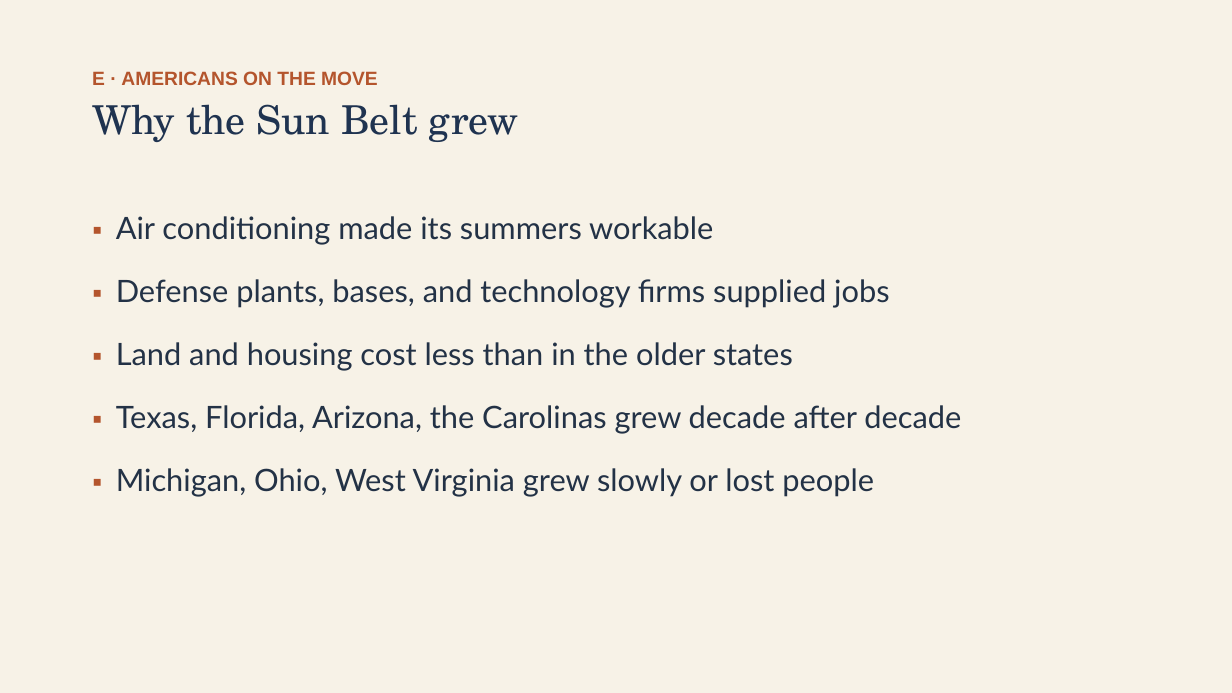
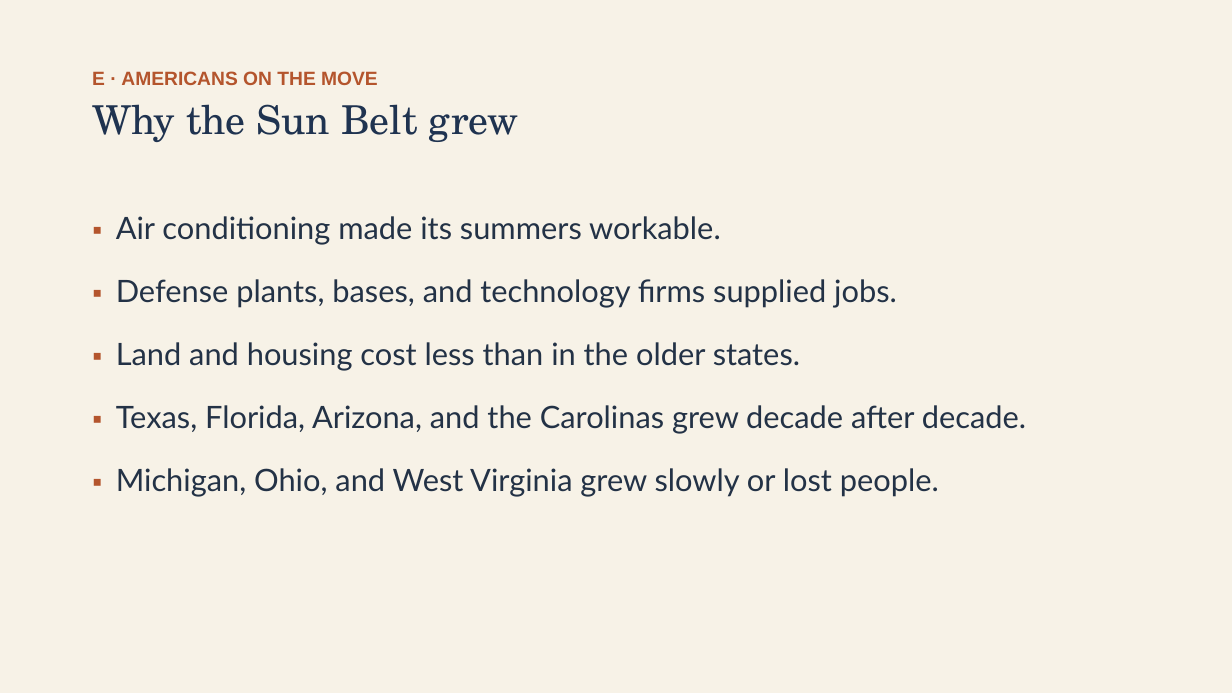
Before and after one commit to ab17gthb/humanities-curriculum-group, a slide deck: slide 15 of modern-america/lesson-05/lesson-05-slides.pptx. Drawn at 1232x693 pixels with LibreOffice and Linux fonts; fonts in the diff are those of the drawing. Boxes give left, top, right and bottom in pixels: in the first picture for what was removed or moved away, otherwise in the second. Text is boxed around its words. In the diff, an @@ line names an element or a change of style, - is before the commit and + after.

```diff
--- a/modern-america/lesson-05/lesson-05-slides.pptx
+++ b/modern-america/lesson-05/lesson-05-slides.pptx
@@ text at <box>116,216,1026,497</box>: text changed @@
-▪ Air conditioning made its summers workable
-▪ Defense plants, bases, and technology firms supplied jobs
-▪ Land and housing cost less than in the older states
-▪ Texas, Florida, Arizona, the Carolinas grew decade after decade
-▪ Michigan, Ohio, West Virginia grew slowly or lost people
+▪ Air conditioning made its summers workable.
+▪ Defense plants, bases, and technology firms supplied jobs.
+▪ Land and housing cost less than in the older states.
+▪ Texas, Florida, Arizona, and the Carolinas grew decade after decade.
+▪ Michigan, Ohio, and West Virginia grew slowly or lost people.
```
Also in this commit, not shown: 7 other slides changed, 6 other files.
